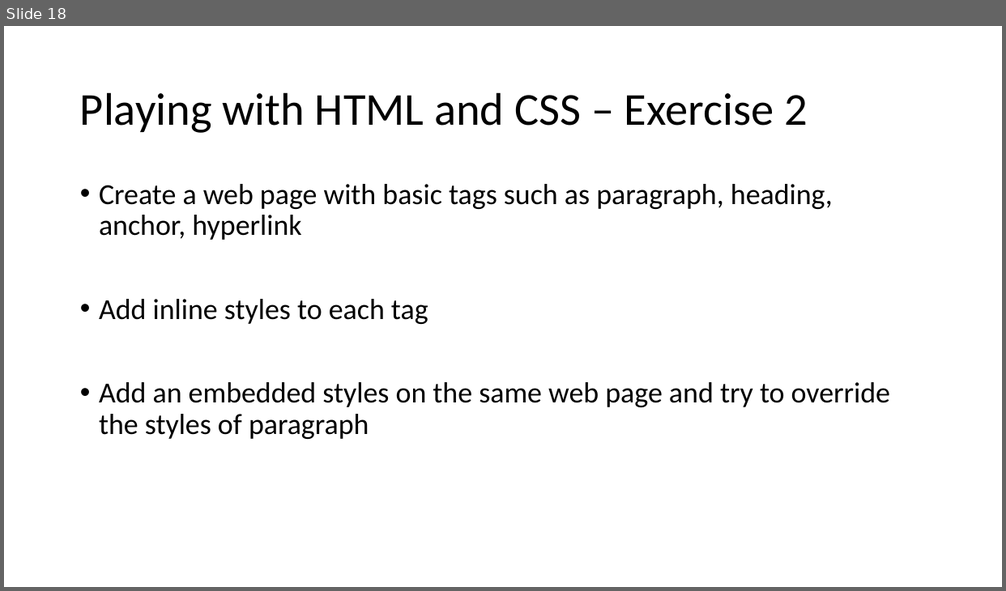
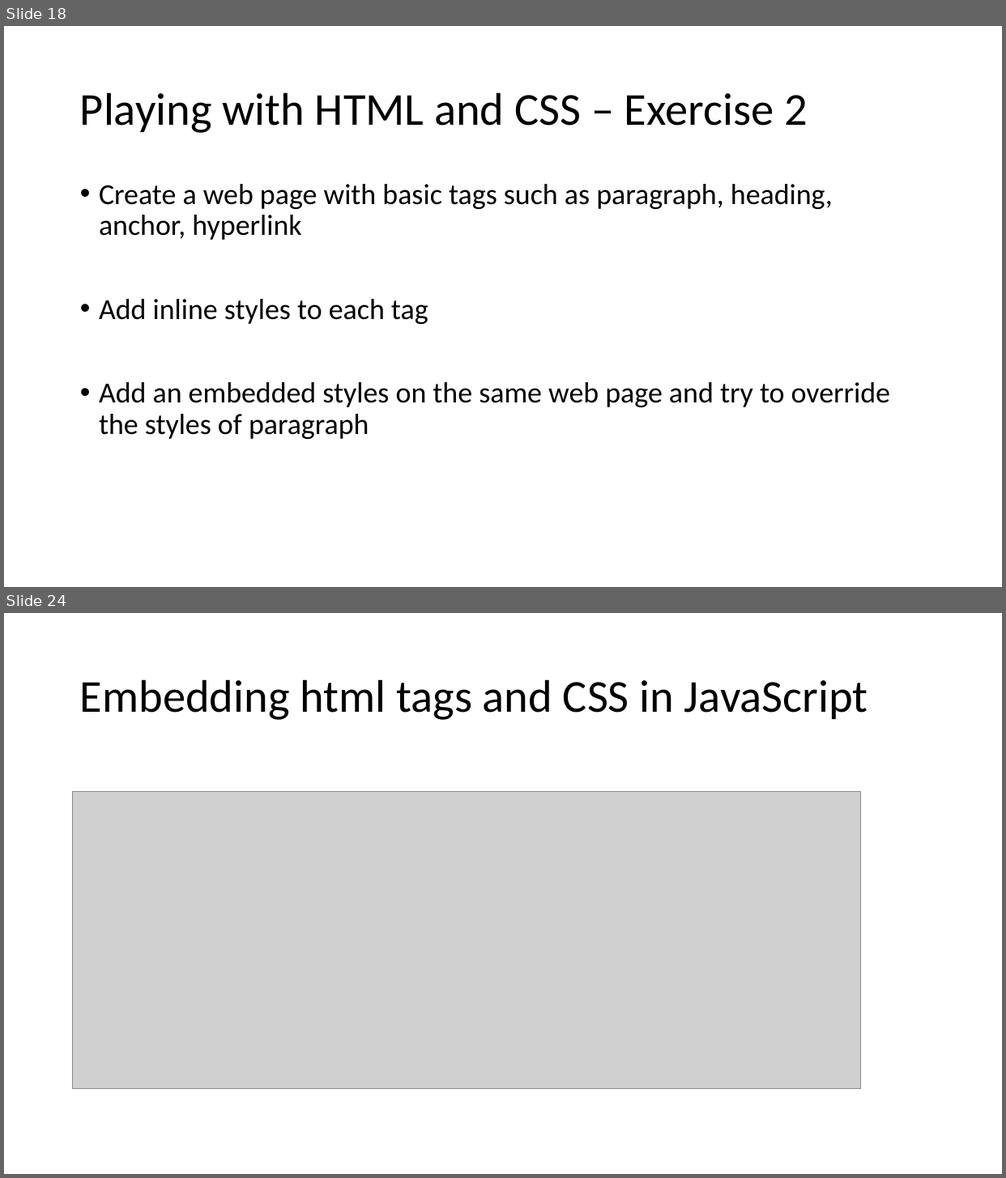
Before and after one commit to sibichakkaravarthy/CSE4004--WebTechnologies, a slide deck: WT_LAB.pptx. Shown one above the other, each under a label of ours: slide 18 before the commit, slides 18 and 24 after it; the slides between them are not shown. The pictures are 1006x591 and 1006x1178 pixels, drawn with LibreOffice and Linux fonts; fonts in the diff are those of the drawing; grey boxes stand for pictures. Boxes give left, top, right and bottom in pixels: in the first picture for what was removed or moved away, otherwise in the second. Text is boxed around its words. In the diff, an @@ line names an element or a change of style, - is before the commit and + after.

```diff
--- a/WT_LAB.pptx
+++ b/WT_LAB.pptx
@@ slide 24 added at bbox=[4, 613, 1002, 1174], background #FFFFFF @@
@@ title added at bbox=[80, 679, 867, 720], 44 pt, text #000000 @@
+Embedding html tags and CSS in JavaScript
@@ picture added at bbox=[73, 792, 860, 1089] @@
```
Also in this commit, not shown: 17 other slides added.
